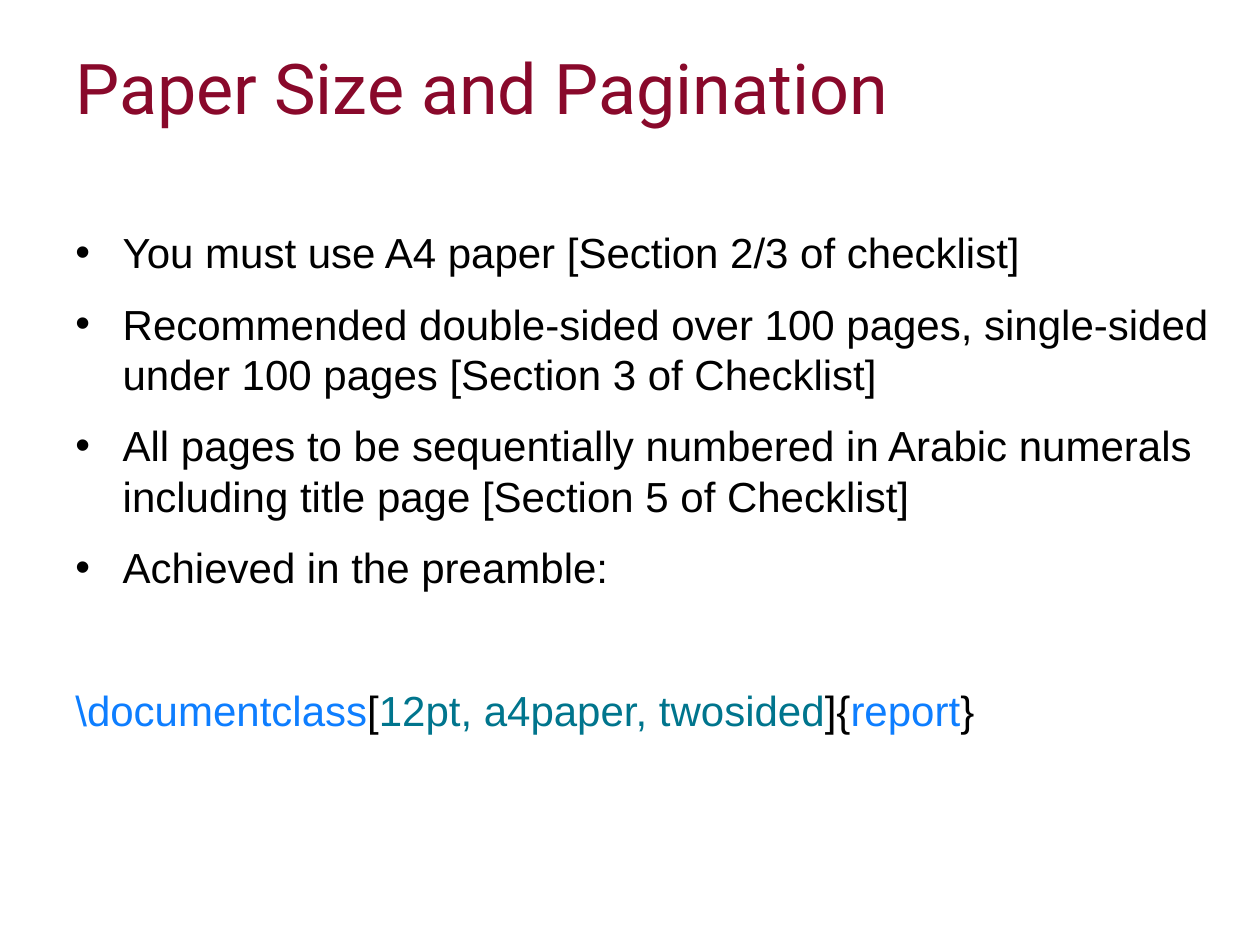
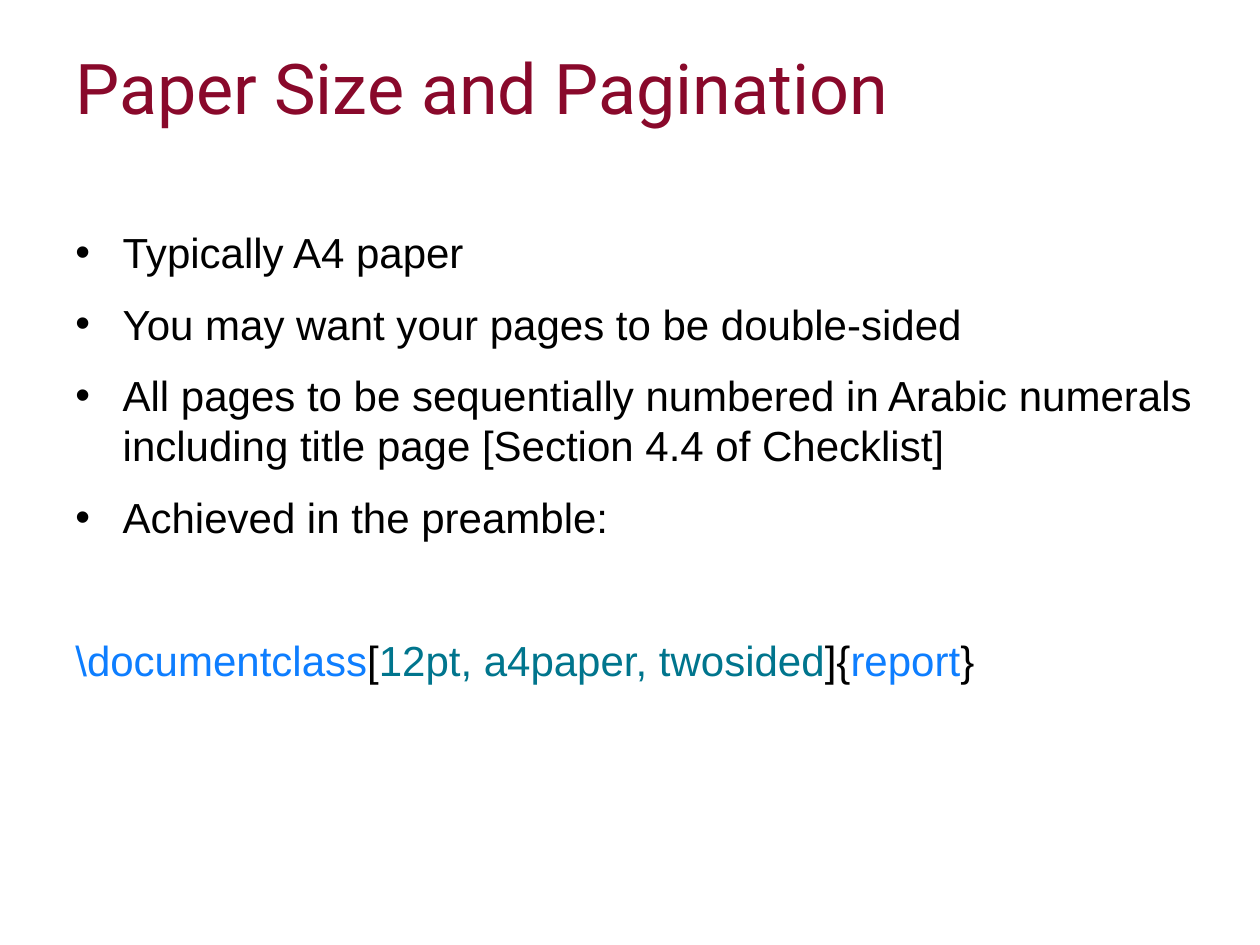
Before and after one commit to ImperialCollegeLondon/RCDS-writing-theses-in-latex, a slide deck: slide 6 of Writing Theses in Latex Slides.pptx. Drawn at 1260x945 pixels with LibreOffice and Linux fonts; fonts in the diff are those of the drawing; background and template pictures are left out. Boxes give left, top, right and bottom in pixels: in the first picture for what was removed or moved away, otherwise in the second. Text is boxed around its words. In the diff, an @@ line names an element or a change of style, - is before the commit and + after.

Commit message:
Minor edits

```diff
--- a/Writing Theses in Latex Slides.pptx
+++ b/Writing Theses in Latex Slides.pptx
@@ text at [123, 237, 1192, 470]: text changed @@
-• You must use A4 paper [Section 2/3 of checklist]
-• Recommended double-sided over 100 pages, single-sided under 100 pages [Section 3 of Checklist]
-• All pages to be sequentially numbered in Arabic numerals including title page [Section 5 of Checklist]
+• Typically A4 paper
+• You may want your pages to be double-sided
+• All pages to be sequentially numbered in Arabic numerals including title page [Section 4.4 of Checklist]
```
Also in this commit, not shown: 13 other slides changed.
